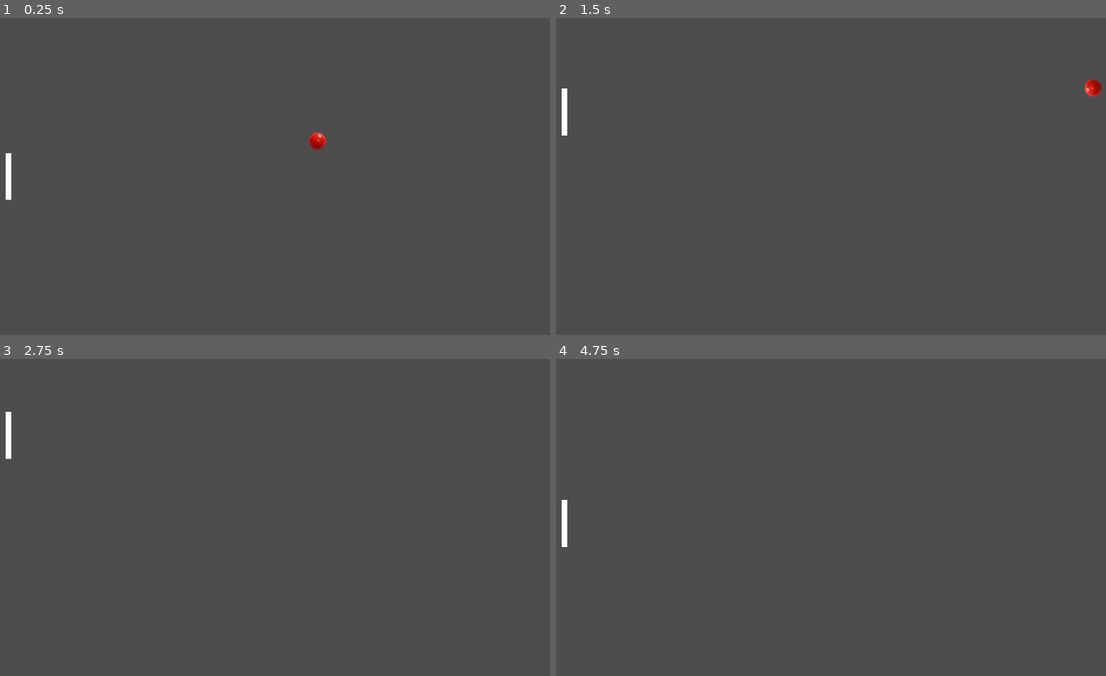
Above: before the commit, frames 1-4 (two rows, left to right).
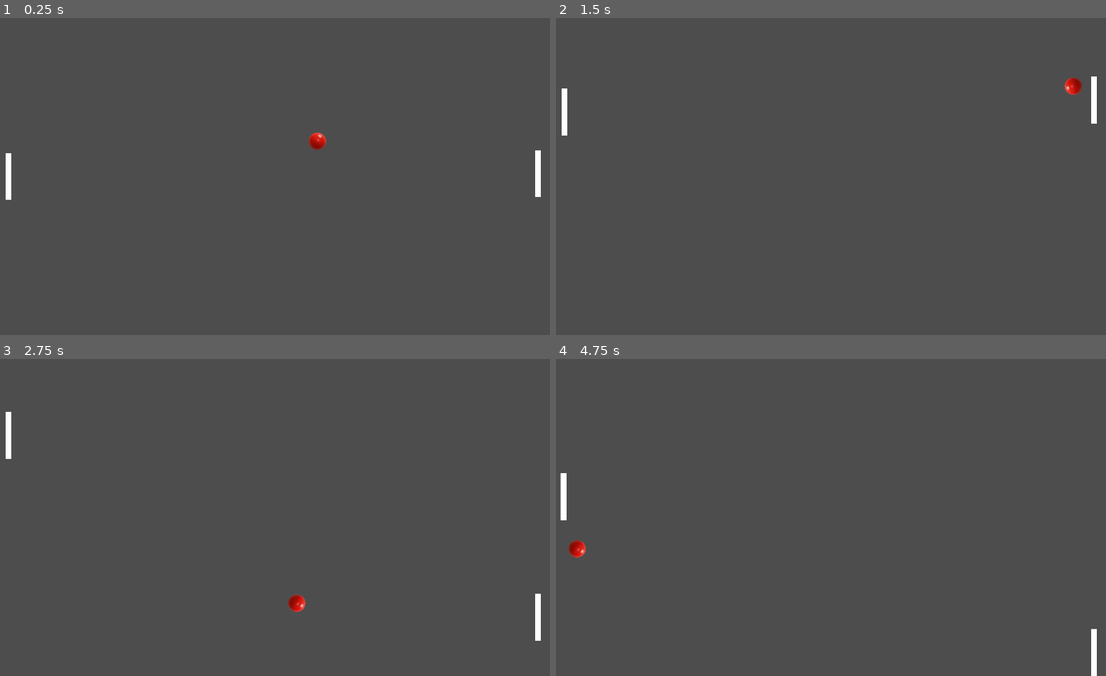
Above: after the commit, the same moments.

Repository: jsurrea/Pong
Game: Godot game, scene res://level.tscn
Two runs of this game, one before a commit and one after it. Both use one fixed random seed, a clock stepped at 60 frames per second and the inputs below.
Inputs:
- Up to frame 1 (0.25 s): no input
- Up to frame 2 (1.5 s): hold Up (ui_up) 0.53-1.28 s; hold Down (ui_down) from 1.28 s (still down)
- Up to frame 3 (2.75 s): release Down (ui_down) at 2.03 s; hold Up (ui_up) from 2.03 s (still down)
- Up to frame 4 (4.75 s): release Up (ui_up) at 3.53 s; hold Down (ui_down) from 3.53 s (still down)

The runs differ from the first frame. In frame 1, 0.2% of the frame differs, in the area x 97-99%, y 41-57%; in frame 2, 0.4%; in frame 3, 0.3%; in frame 4, 0.5%, in the area x 0-99%, y 36-100%.

Commit message:
opponent AI

Diff:
--- a/level.tscn
+++ b/level.tscn
@@ -1,6 +1,7 @@
-[gd_scene load_steps=5 format=3 uid="uid://cgcyipj81ujax"]
+[gd_scene load_steps=6 format=3 uid="uid://cgcyipj81ujax"]
 
 [ext_resource type="PackedScene" uid="uid://bgr6jlv7obh01" path="res://player.tscn" id="1_67w5i"]
+[ext_resource type="Script" path="res://opponent.gd" id="2_7yya7"]
 [ext_resource type="PackedScene" uid="uid://dvxjlt1co0ump" path="res://ball.tscn" id="2_imtn3"]
 
 [sub_resource type="RectangleShape2D" id="RectangleShape2D_mmq8h"]
@@ -38,6 +39,10 @@
 [node name="Player" parent="." instance=ExtResource("1_67w5i")]
 position = Vector2(50, 460)
 
+[node name="Opponent" parent="." instance=ExtResource("1_67w5i")]
+position = Vector2(1850, 460)
+script = ExtResource("2_7yya7")
+
 [node name="Ball" parent="." instance=ExtResource("2_imtn3")]
 position = Vector2(960, 540)
 scale = Vector2(0.1, 0.1)
--- /dev/null
+++ b/opponent.gd
@@ -0,0 +1,25 @@
+extends CharacterBody2D
+
+const SPEED = 600.0
+@onready var ball = get_parent().find_child("Ball")
+
+func _physics_process(delta):
+
+	var direction_y = _get_direction()
+	var direction = Vector2(0, direction_y)
+	var velocity = direction * SPEED
+
+	move_and_collide(velocity * delta)
+
+func _get_direction():
+
+	if ball.position.x < 576:  # 30% of the map
+		return 0
+
+	if abs(ball.position.y - position.y) > 25:
+		if ball.position.y > position.y:
+			return 1
+		else:
+			return -1
+	else:
+		return 0
--- a/player.gd
+++ b/player.gd
@@ -6,4 +6,4 @@
 	var direction = Input.get_axis("ui_up", "ui_down")
 	velocity.y = direction * SPEED
 
-	move_and_slide()
+	move_and_collide(velocity * delta)
